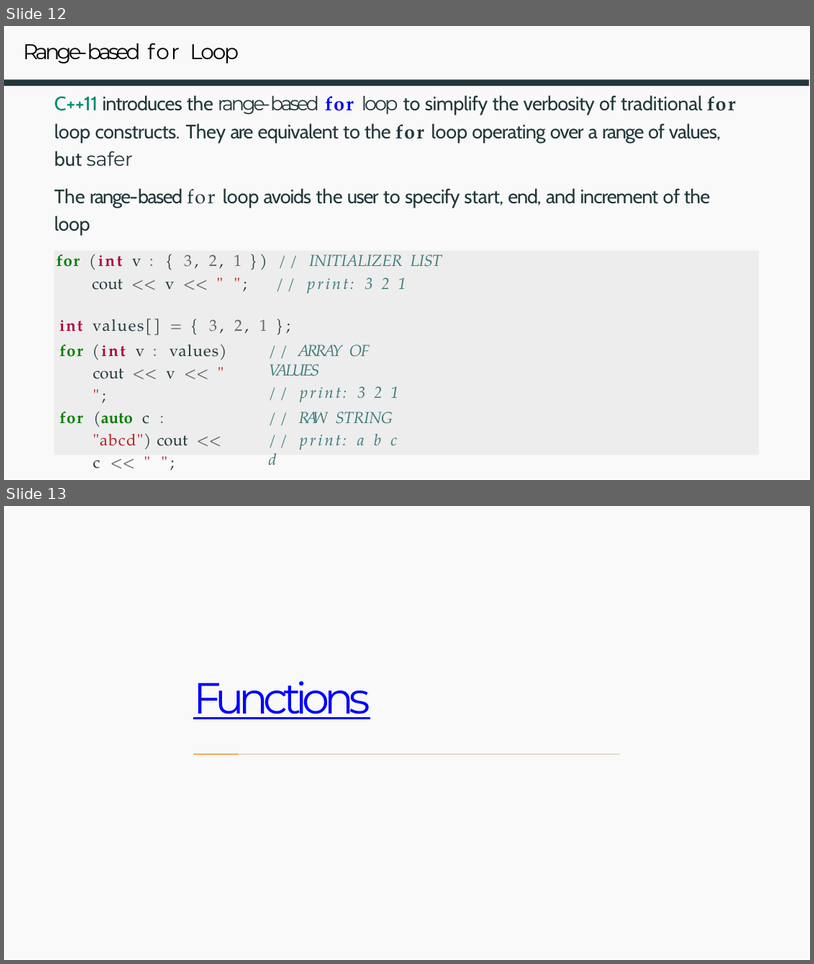
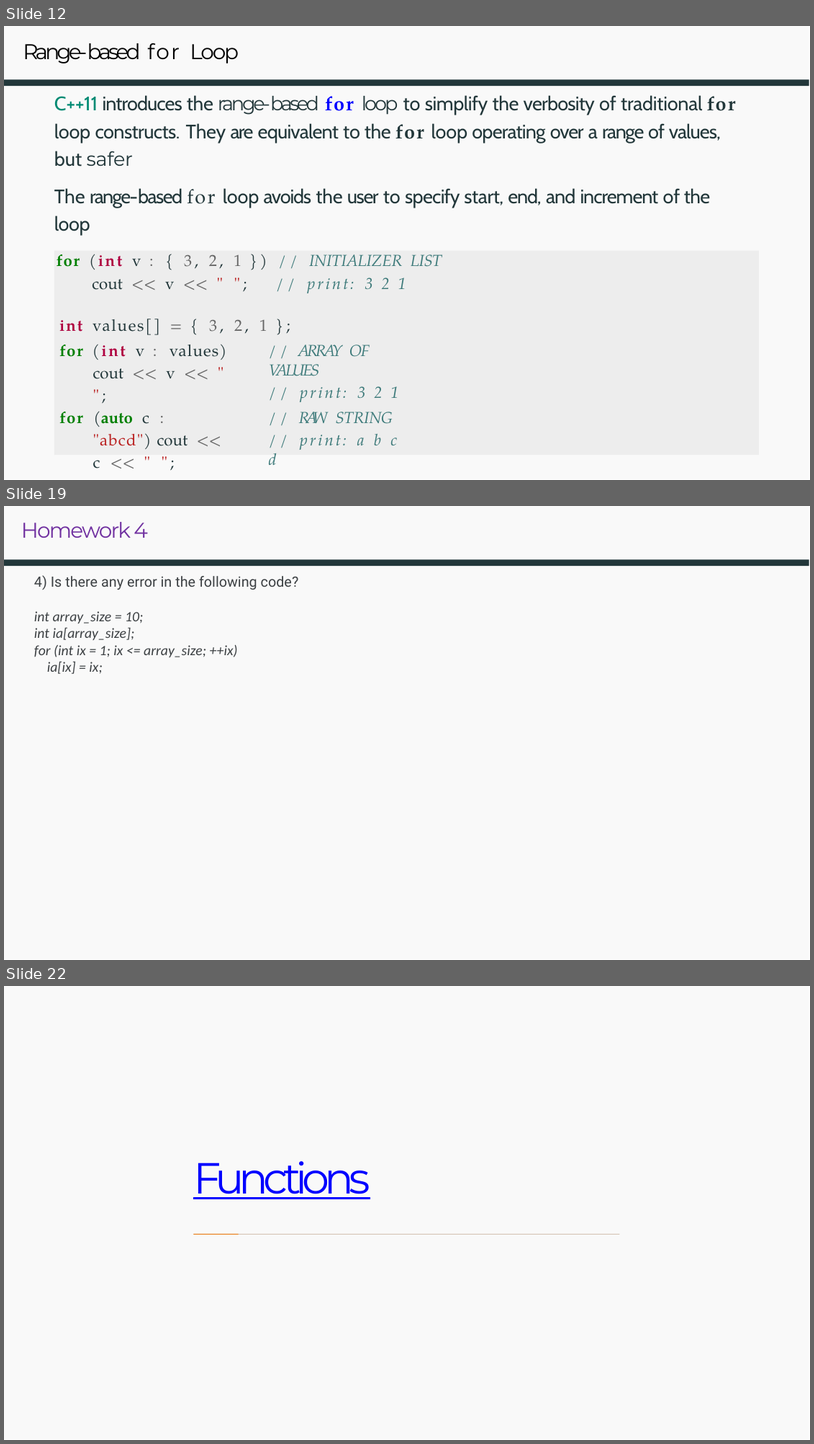
Before and after one commit to owenjchen/cpp, a slide deck: Week5_Functions.pptx. Shown one above the other, each under a label of ours: slides 12 and 13 before the commit, slides 12, 19 and 22 after it; the slides between them are not shown. The pictures are 814x964 and 814x1444 pixels, drawn with LibreOffice and Linux fonts; fonts in the diff are those of the drawing. Boxes give left, top, right and bottom in pixels: in the first picture for what was removed or moved away, otherwise in the second. Text is boxed around its words. In the diff, an @@ line names an element or a change of style, - is before the commit and + after.

```diff
--- a/Week5_Functions.pptx
+++ b/Week5_Functions.pptx
@@ slide 19 added at [4,506,810,960], background #FFFFFF; not listed: 2 template elements that a slide beside it also shows @@
@@ title added at [21,522,148,538], 12 pt, text #7030A0 @@
+Homework 4
@@ text added at [34,575,299,674], 8 pt, text #3C4043, italic @@
+4) Is there any error in the following code?
+int array_size = 10;
+int ia[array_size];
+for (int ix = 1; ix <= array_size; ++ix)
+ia[ix] = ix;
@@ what was slide 13 is now slide 22 @@
```
Also in this commit, not shown: 8 other slides added, 13 other files.
